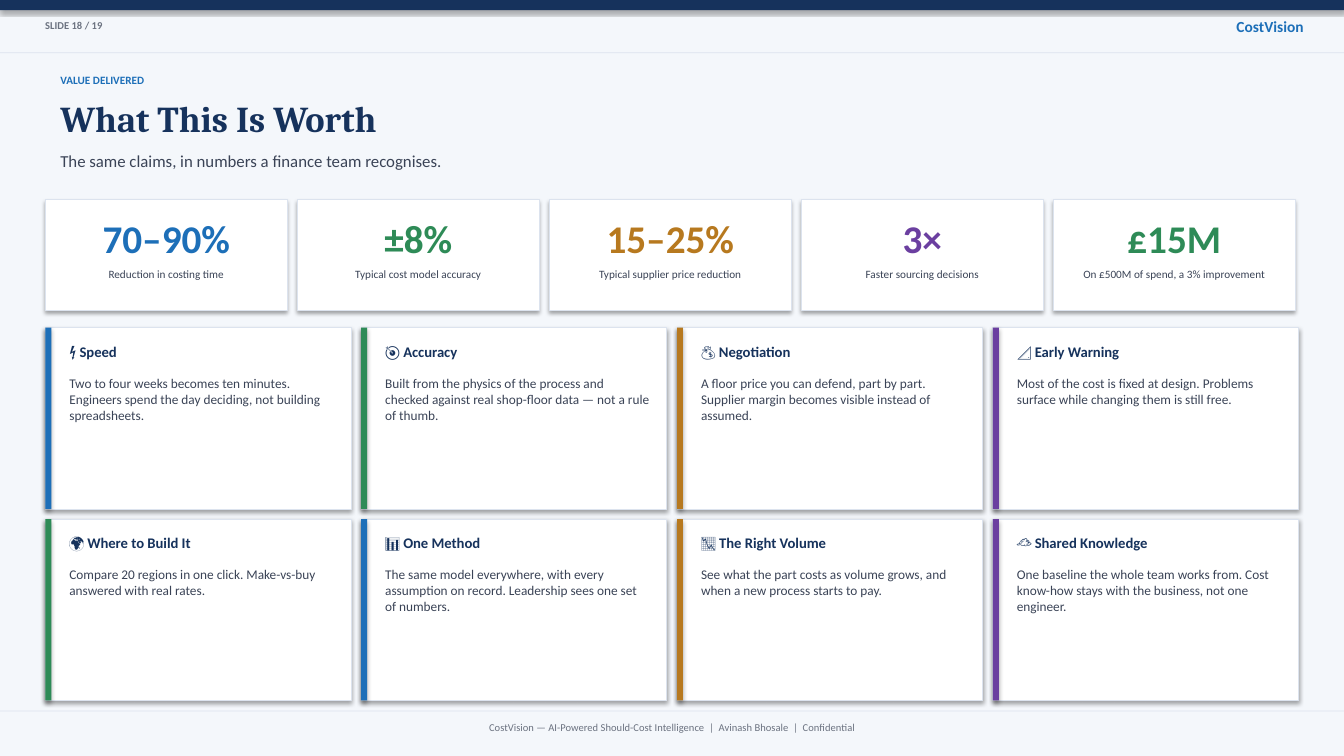
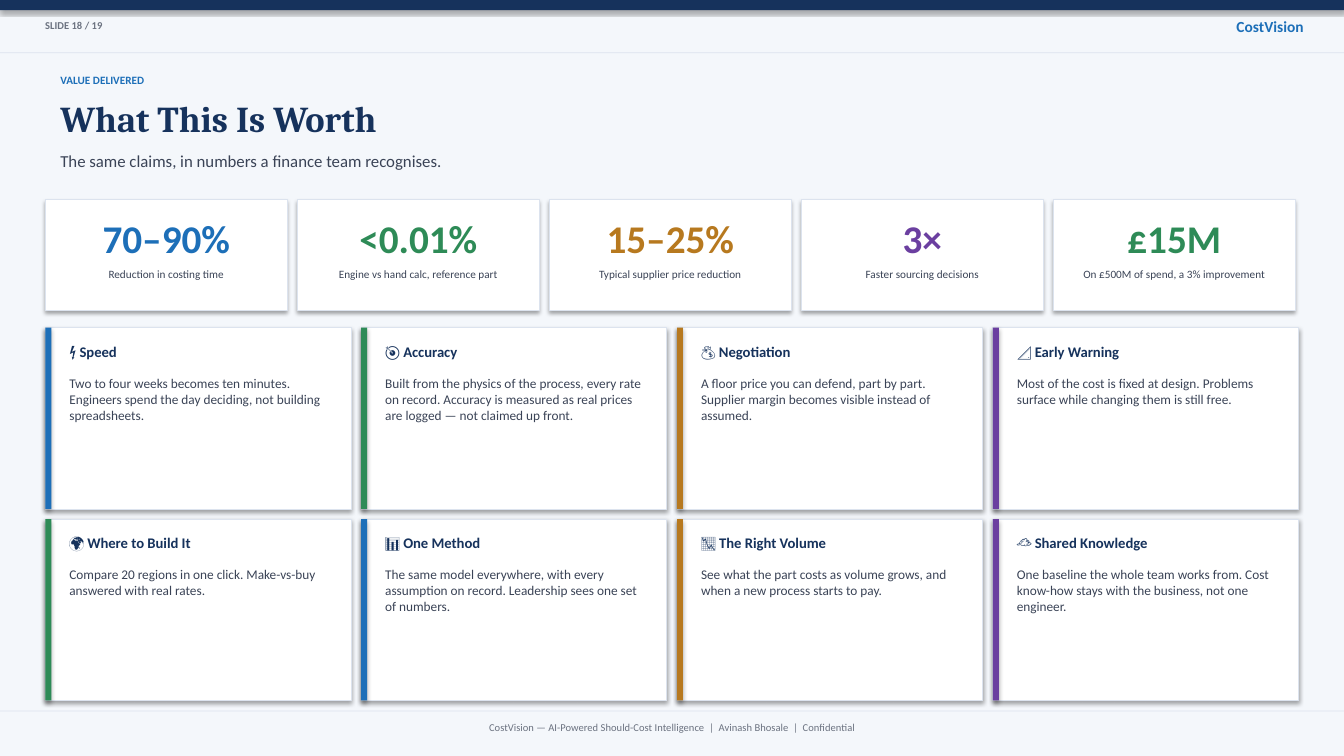
Before and after one commit to bhosaleavinash546/leamington-marathi, a slide deck: slide 18 of CostVision-Executive-Presentation.pptx. Drawn at 1344x756 pixels with LibreOffice and Linux fonts; fonts in the diff are those of the drawing. Boxes give left, top, right and bottom in pixels: in the first picture for what was removed or moved away, otherwise in the second. Text is boxed around its words. In the diff, an @@ line names an element or a change of style, - is before the commit and + after.

```diff
--- a/CostVision-Executive-Presentation.pptx
+++ b/CostVision-Executive-Presentation.pptx
@@ text at [359, 226, 477, 254]: text changed @@
-±8%
+<0.01%
@@ text at [339, 270, 497, 280]: text changed @@
-Typical cost model accuracy
+Engine vs hand calc, reference part
@@ text at [385, 379, 640, 423]: text changed @@
-Built from the physics of the process and checked against real shop-floor data — not a rule of thumb.
+Built from the physics of the process, every rate on record. Accuracy is measured as real prices are logged — not claimed up front.
```
Also in this commit, not shown: 1 other slide changed, 6 other files.
